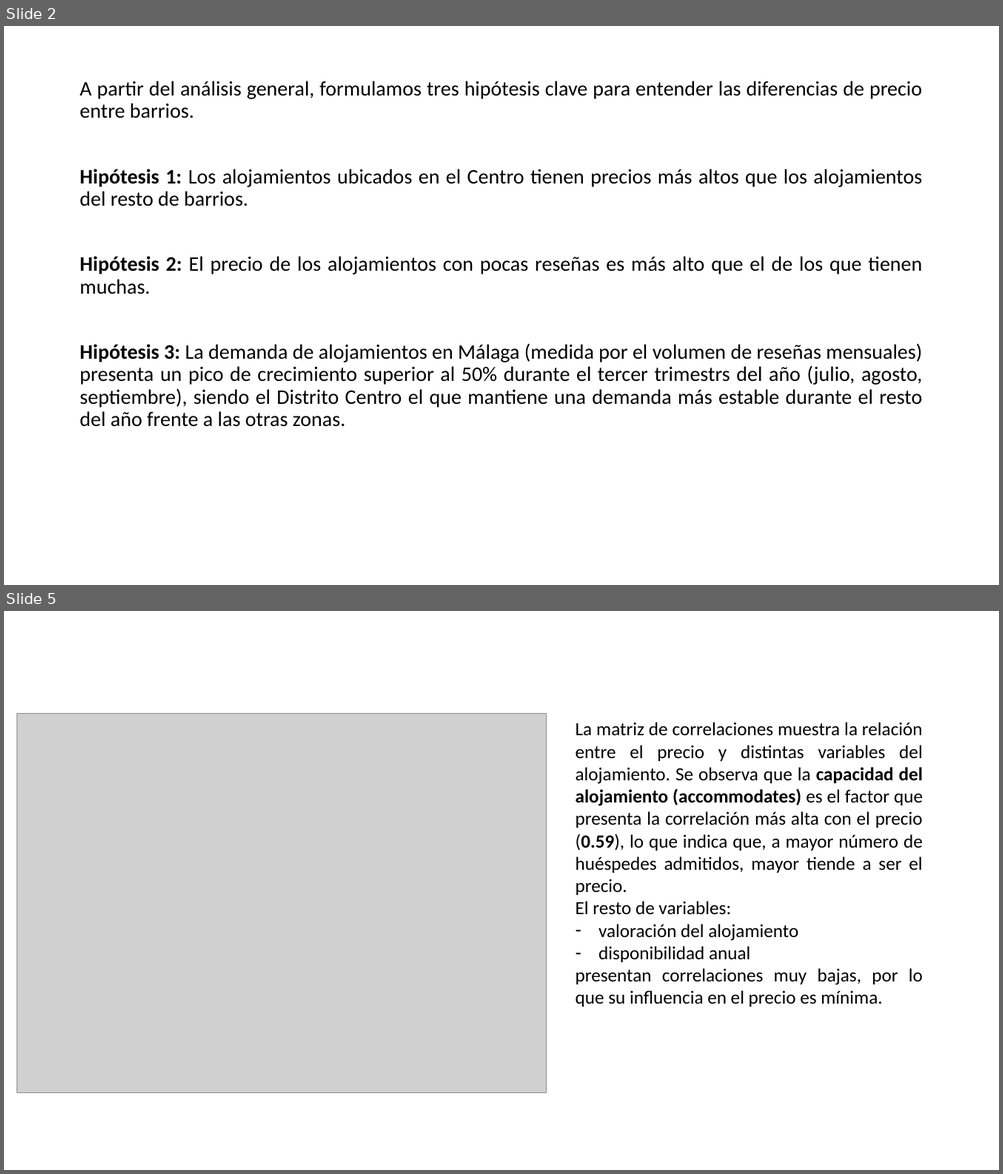
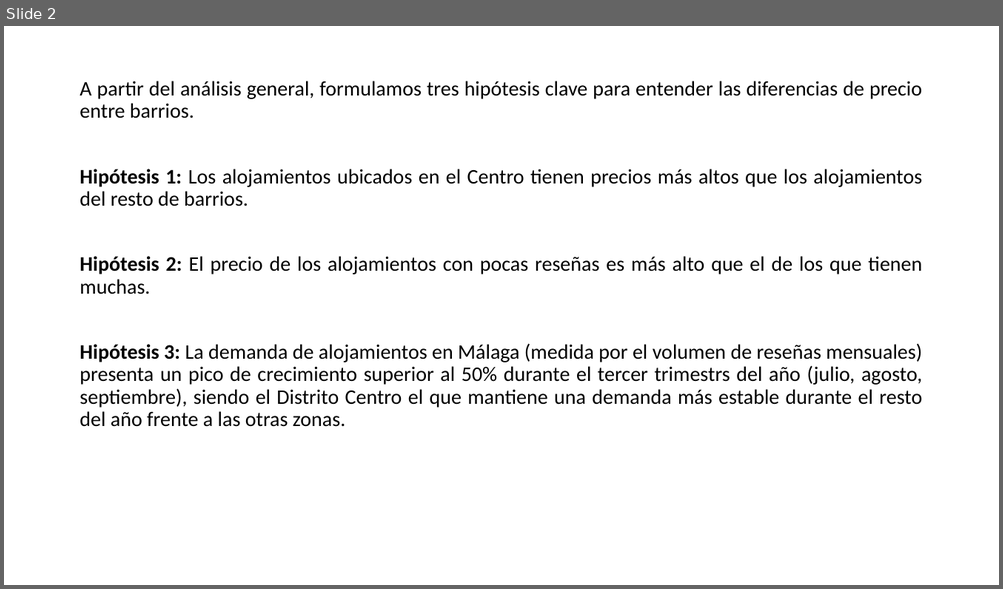
Before and after one commit to MHHsim/Proyect-Break-I, a slide deck: Pendiente/EDA - Alquileres Málaga - 2025.pptx. Shown one above the other, each under a label of ours: slides 2 and 5 before the commit, slide 2 after it; the slides between them are not shown. The pictures are 1003x1174 and 1003x589 pixels, drawn with LibreOffice and Linux fonts; fonts in the diff are those of the drawing; grey boxes stand for pictures. Boxes give left, top, right and bottom in pixels: in the first picture for what was removed or moved away, otherwise in the second. Text is boxed around its words. In the diff, an @@ line names an element or a change of style, - is before the commit and + after.

```diff
--- a/Pendiente/EDA - Alquileres Málaga - 2025.pptx
+++ b/Pendiente/EDA - Alquileres Málaga - 2025.pptx
@@ slide 5 removed at [4,611,999,1170], background #FFFFFF @@
@@ picture removed at [17,714,546,1093] @@
@@ text removed at [575,722,922,1007] @@
-La matriz de correlaciones muestra la relación entre el precio y distintas variables del alojamiento. Se observa que la capacidad del alojamiento (accommodates) es el factor que presenta la correlación más alta con el precio (0.59), lo que indica que, a mayor número de huéspedes admitidos, mayor tiende a ser el precio.
-El resto de variables:
-– valoración del alojamiento
-– disponibilidad anual
-presentan correlaciones muy bajas, por lo que su influencia en el precio es mínima.
```
Also in this commit, not shown: 2 slides changed, 3 slides added, 4 other slides removed, 2 other files.
